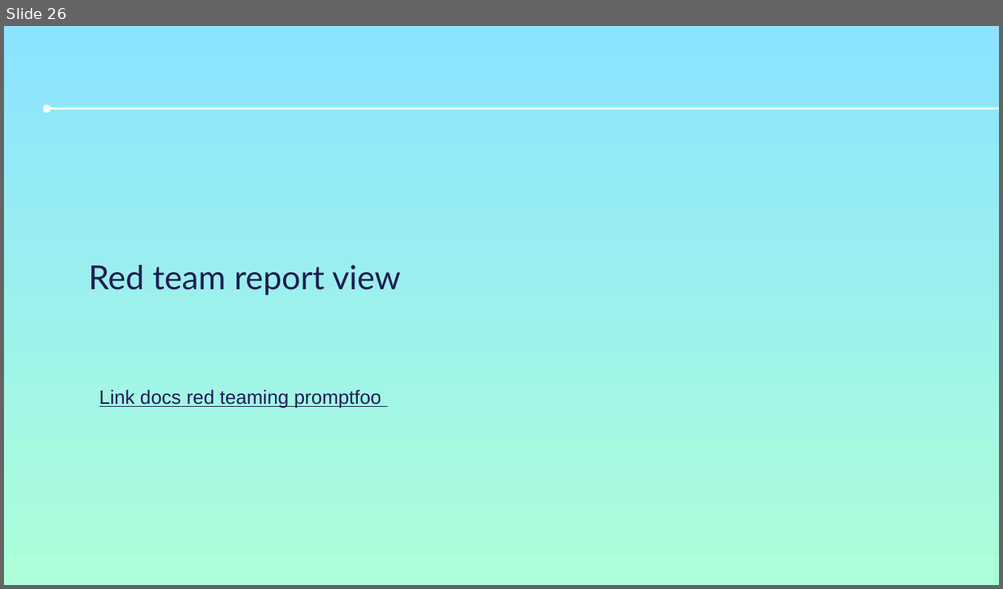
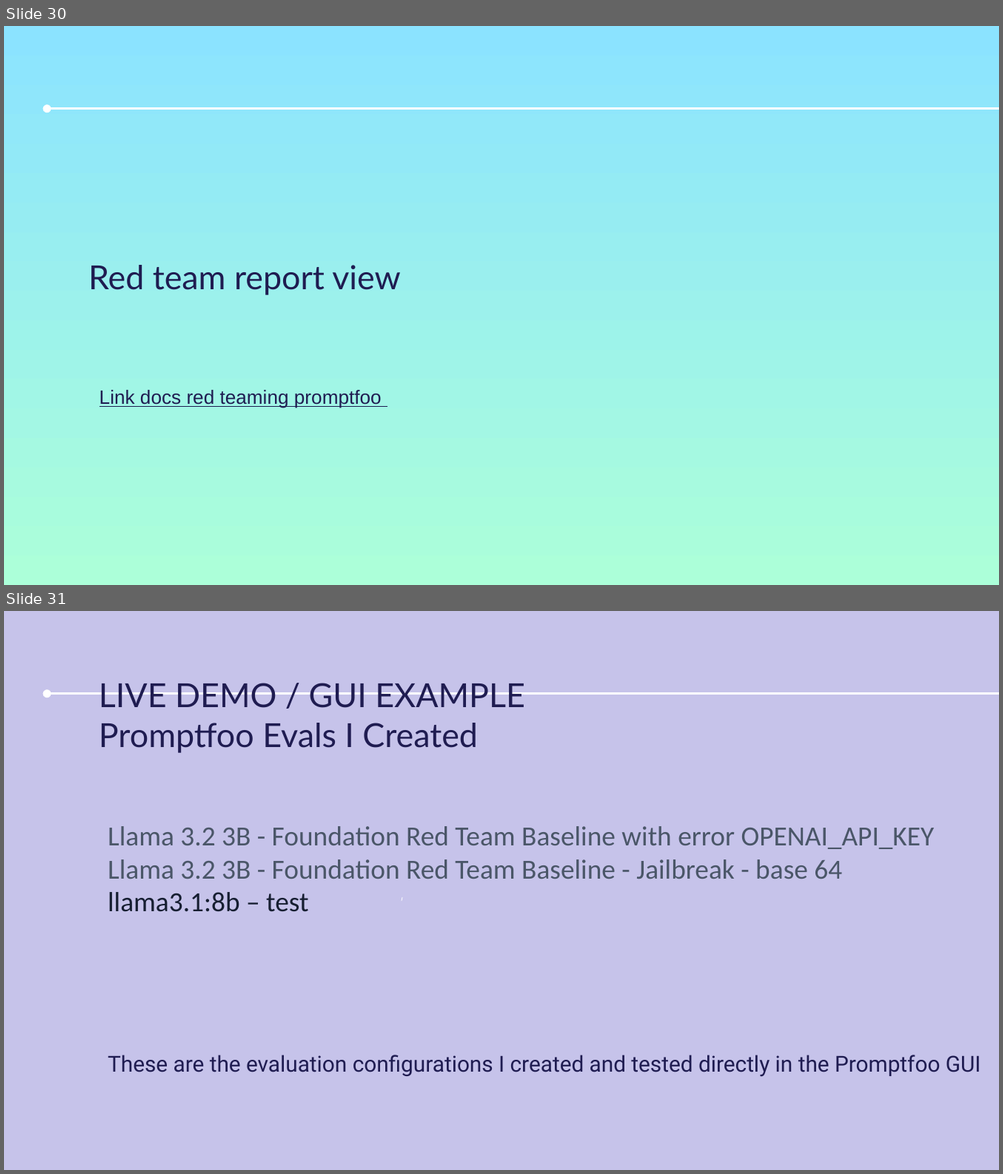
Before and after one commit to tahacheikh2003/ai-llm-red-teaming-framework, a slide deck: presentation/Ai_red_teaming_LLM Evaluation and AI Red Teaming_ semaine 4.pptx. Shown one above the other, each under a label of ours: slide 26 before the commit, slides 30 and 31 after it. The pictures are 1003x589 and 1003x1174 pixels, drawn with LibreOffice and Linux fonts; fonts in the diff are those of the drawing. Boxes give left, top, right and bottom in pixels: in the first picture for what was removed or moved away, otherwise in the second. Text is boxed around its words. In the diff, an @@ line names an element or a change of style, - is before the commit and + after.

```diff
--- a/presentation/Ai_red_teaming_LLM Evaluation and AI Red Teaming_ semaine 4.pptx
+++ b/presentation/Ai_red_teaming_LLM Evaluation and AI Red Teaming_ semaine 4.pptx
@@ slide 31 added at box(4, 611, 999, 1170), background gradient #C6C3EA to #ACFFD9; not listed: 1 template element that a slide beside it also shows @@
@@ title added at box(99, 683, 525, 753), 24 pt, text #1F1C51 @@
+LIVE DEMO / GUI EXAMPLE
+Promptfoo Evals I Created
@@ text added at box(108, 826, 981, 1077), 20 pt, text #4A5668 @@
+Llama 3.2 3B - Foundation Red Team Baseline with error OPENAI_API_KEY
+Llama 3.2 3B - Foundation Red Team Baseline - Jailbreak - base 64
+llama3.1:8b – test
+These are the evaluation configurations I created and tested directly in the Promptfoo GUI
@@ freeform shape added at box(401, 897, 402, 901), fill #FFFFFF @@
@@ what was slide 26 is now slide 30 @@
```
Also in this commit, not shown: 4 slides changed, 21 other slides added, 3 slides removed.
